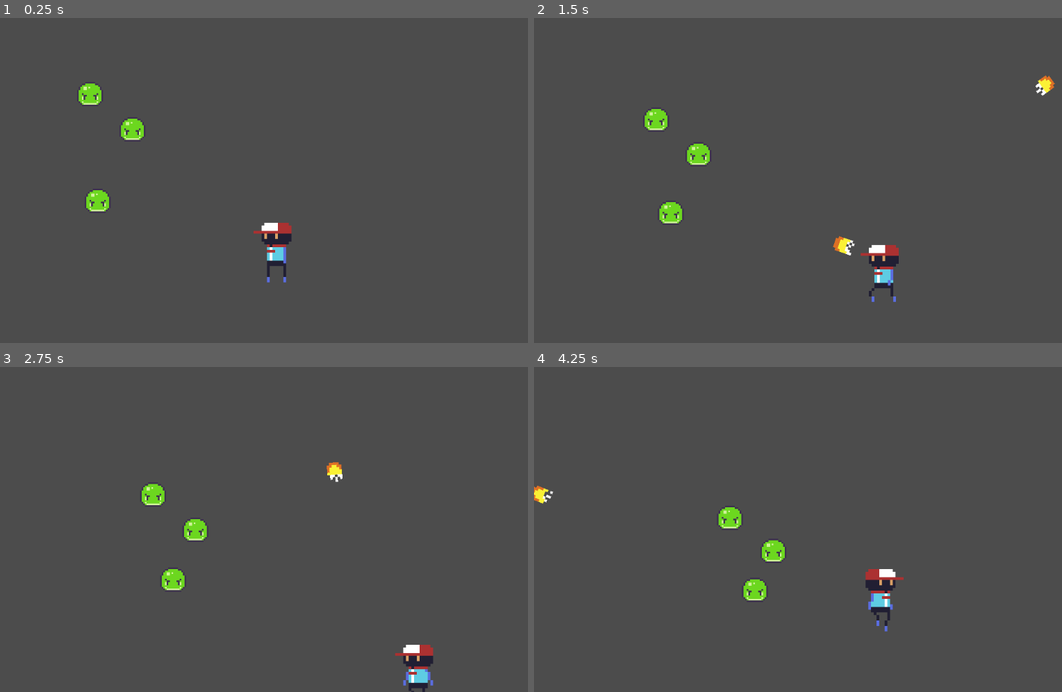
Above: before the commit, frames 1-4 (two rows, left to right).
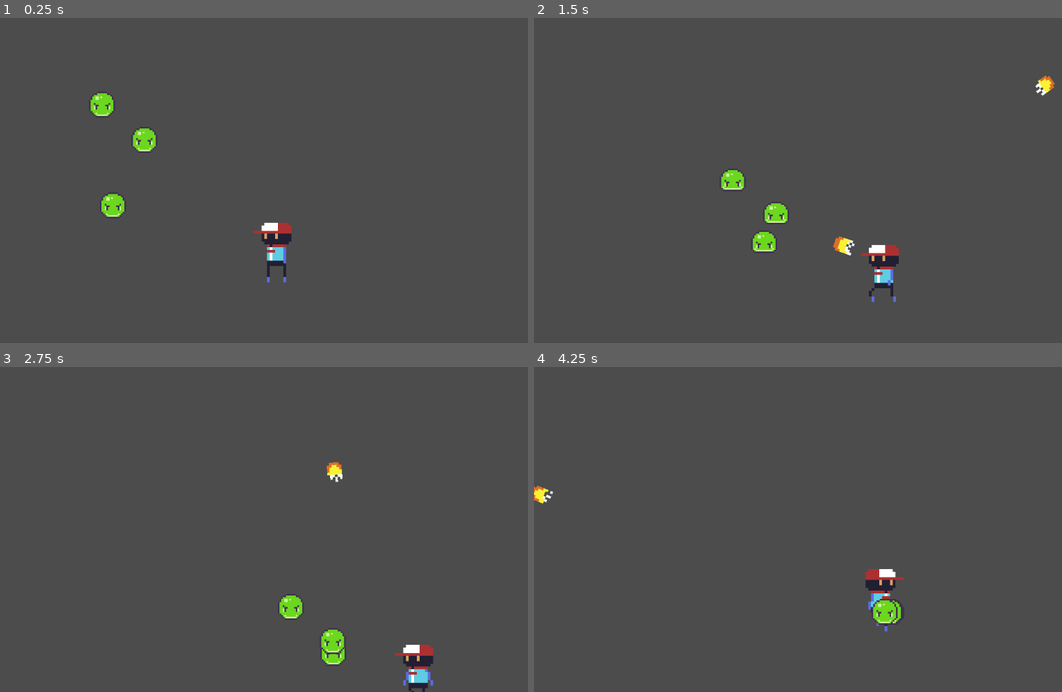
Above: after the commit, the same moments.

Repository: kleberkgns/GeekBrawl
Game: Godot game, scene res://Scenes/Cena1.tscn
Two runs of this game, one before a commit and one after it. Both use one fixed random seed, a clock stepped at 60 frames per second and the inputs below.
Inputs (mouse positions are in pixels of both pictures, inside the frame that each line leads up to):
- Up to frame 1 (0.25 s): no input
- Up to frame 2 (1.5 s): move the mouse to (935, 164) at 0.52 s; hold D 0.53-1.28 s; click (935, 164) at 0.6 s; move the mouse to (702, 196) at 1.27 s; hold S from 1.28 s (still down); click (702, 196) at 1.35 s
- Up to frame 3 (2.75 s): move the mouse to (332, 458) at 2.02 s; release S at 2.03 s; hold D from 2.03 s (still down); click (332, 458) at 2.1 s
- Up to frame 4 (4.25 s): move the mouse to (782, 594) at 2.77 s; release D at 2.78 s; hold W 2.78-3.53 s; click (782, 594) at 2.85 s; move the mouse to (977, 578) at 3.52 s; hold A from 3.53 s (still down); click (977, 578) at 3.6 s

The runs differ from the first frame. In frame 1, 1.4% of the frame differs, in the area x 14-30%, y 19-62%; in frame 2, 1.7%, in the area x 20-49%, y 27-73%; in frame 3, 1.7%; in frame 4, 1.3%.

Commit message:
enemy movement

Diff:
--- a/Instantiables/Enemy.tscn
+++ b/Instantiables/Enemy.tscn
@@ -39,5 +39,4 @@
 [node name="AnimatedSprite" type="AnimatedSprite" parent="."]
 frames = SubResource( 1 )
 animation = "Move"
-frame = 2
 playing = true
--- a/Scripts/Enemy.gd
+++ b/Scripts/Enemy.gd
@@ -4,7 +4,7 @@
 # Declare member variables here. Examples:
 var player
 var angle
-
+var speed = 3
 # Called when the node enters the scene tree for the first time.
 func _ready():
 	player = get_parent().get_child(0)
@@ -13,4 +13,4 @@
 # Called every frame. 'delta' is the elapsed time since the previous frame.
 func _process(delta):
 	angle = get_angle_to(player.position)
-	move_and_collide(Vector2(1, 0).rotated(angle))
+	move_and_collide(Vector2(1, 0).rotated(angle) * speed)
